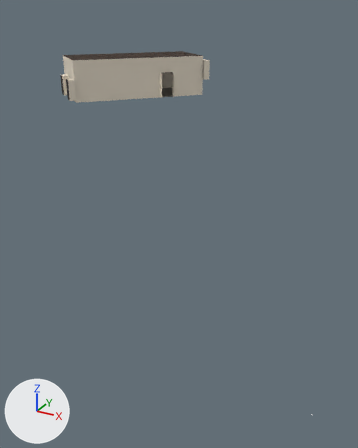
Renders of the glTF model assets/source/worlds/leonberg/handmade/schloss/schloss_eg_speisekammer.glb from each side of a commit.
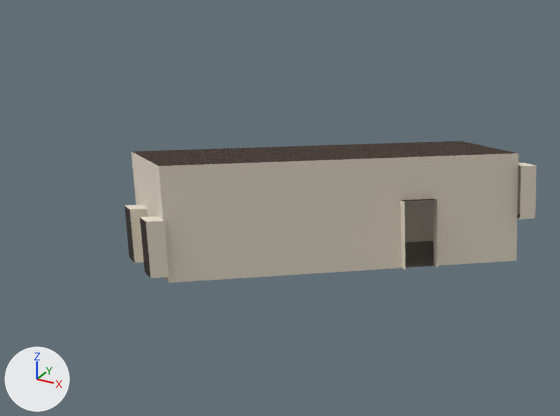
There are two pictures of each version: one whole from a camera (50 mm lens) standing at (2.7, -16.4, 14.5) and looking at (-14.3, 14.6, -1.0), one close up on the part from 4% to 61% of the width and 0% to 34% of the height. Arrows for +X, +Y and +Z are at lower left; the lights stay in place. The older version's two pictures come first. Vertices at exactly the same position are counted once.

Objects in the first close-up: 'schloss_eg_speisekammer'.
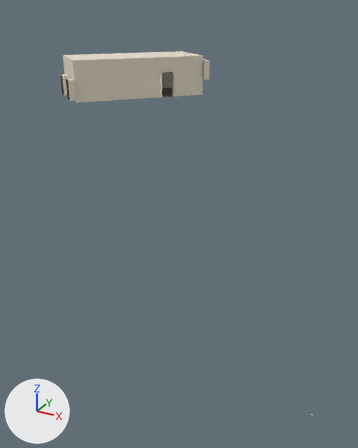
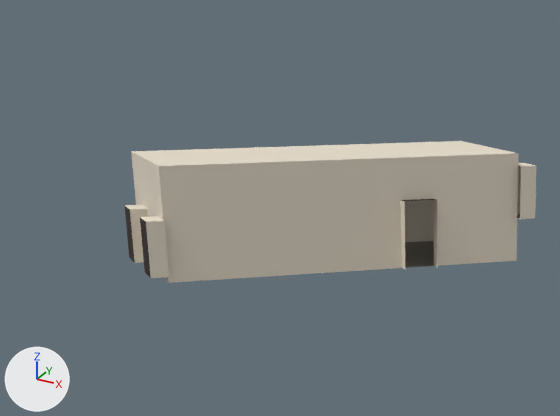
Diff of the bpy script that builds the scene:
```diff
--- a/assets/source/worlds/leonberg/handmade/schloss/schloss_eg_speisekammer.glb.py
+++ b/assets/source/worlds/leonberg/handmade/schloss/schloss_eg_speisekammer.glb.py
@@ me_schloss_eg_speisekammer @@
 # used by ob_schloss_eg_speisekammer; location = (0.0, 0.0, 0.0)
-me_schloss_eg_speisekammer.from_pydata(...)  # 72 vertices, 86 faces; spans x -32.07..-19.09, y 18.96..32.81, z 6.35..10.05
+me_schloss_eg_speisekammer.from_pydata(...)  # 112 vertices, 116 faces; spans x -32.07..-19.09, y 18.96..32.81, z 6.35..10.05
+# me_schloss_eg_speisekammer part 1: 2 faces spanning x -32.07..-19.66, y 19.57..32.81, z 10.05 switch from mat_timber_dark to mat_plaster_white (its picture is missing)
+# edits to the shape of me_schloss_eg_speisekammer do not show in these pictures
 me_schloss_eg_speisekammer.materials.append(mat_frame)
```

Location of each change, (x1, y1, x2, y2) in pixels of the close-ups (560 x 416 px):
part 1 of me_schloss_eg_speisekammer, recoloured (brown to white): (131, 141, 515, 166) in both
